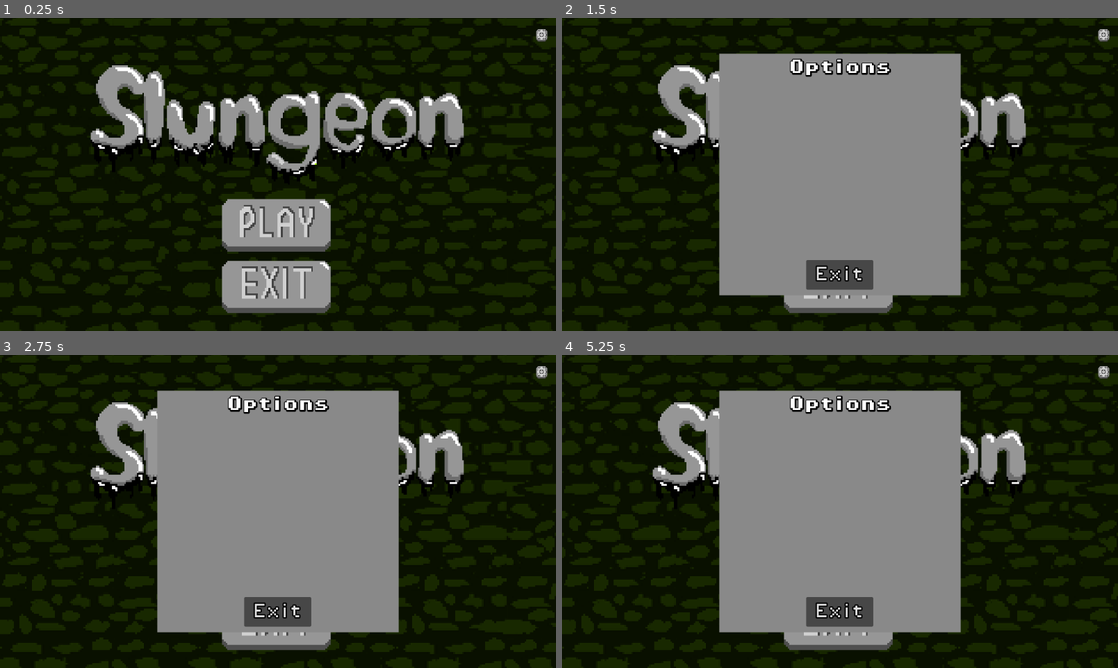
Above: before the commit, frames 1-4 (two rows, left to right).
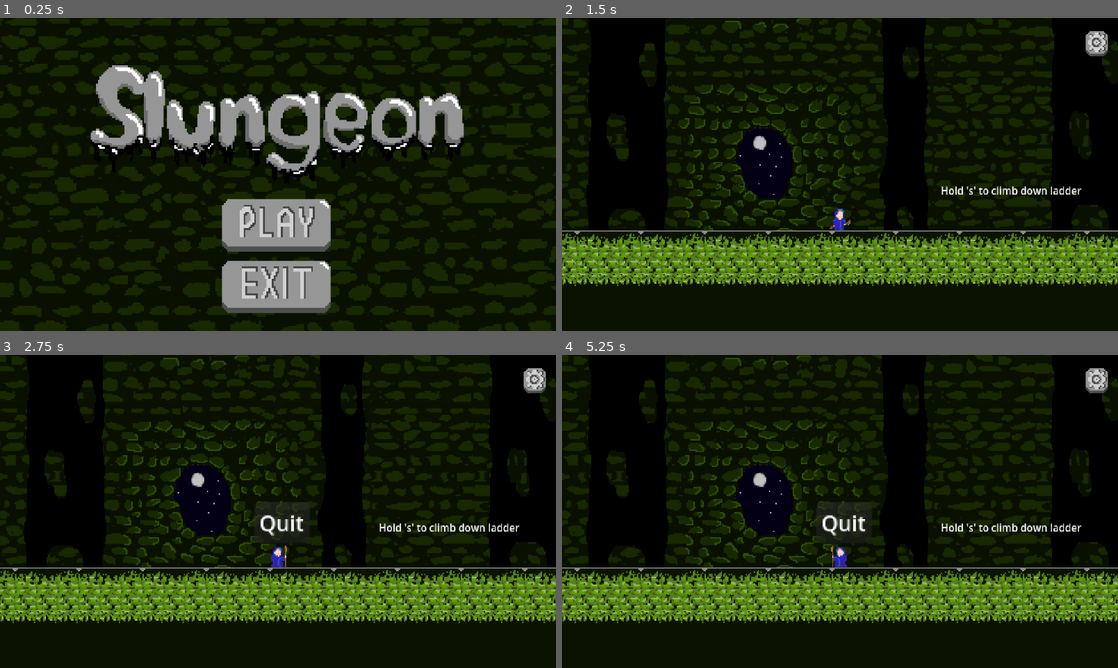
Above: after the commit, the same moments.

Repository: Hogzzz/PSGameJam
Game: Godot game, scene res://Slungeon Scenes/Main Menu.tscn
Two runs of this game, one before a commit and one after it. Both use one fixed random seed, a clock stepped at 60 frames per second and the inputs below. Before the commit the project starts from res://Slungeon Scenes/menu.tscn.
Inputs (mouse positions are in pixels of both pictures, inside the frame that each line leads up to):
- Up to frame 1 (0.25 s): no input
- Up to frame 2 (1.5 s): click (1101, 36) at 0.52 s; click (840, 227) at 1.25 s
- Up to frame 3 (2.75 s): click (539, 380) at 2.02 s
- Up to frame 4 (5.25 s): click (840, 564) at 2.77 s; tap Space (jump) at 3.5, 3.77, 4.25, 4.52, 5 s; hold D (move_right) 3.53-5.03 s; hold A (move_left) from 5.03 s (still down)

The runs differ from the first frame. In frame 1, less than 0.1% of the frame differs, in the area x 96-99%, y 3-8%; in frame 2, 54%, in the area x 0-100%, y 0-98%; in frame 3, 54%; in frame 4, 54%.

Commit message:
Cleaning and working pause Menu

Diff:
--- /dev/null
+++ b/Slungeon Scenes/Main Menu.tscn
@@ -0,0 +1,72 @@
+[gd_scene load_steps=4 format=3 uid="uid://gxvn73yvhmp6"]
+
+[ext_resource type="Texture2D" uid="uid://cnnxb3jcyttvt" path="res://assets/sprites/MenuBackground.png" id="1_53qj0"]
+[ext_resource type="PackedScene" uid="uid://dfanfrecfxqny" path="res://Slungeon Scenes/pause_menu.tscn" id="4_pscme"]
+
+[sub_resource type="GDScript" id="GDScript_y1inm"]
+script/source = "extends Control
+
+@onready var pause_menu = $\"Pause Menu\"
+
+
+
+func _on_play_pressed():
+	get_tree().change_scene_to_file(\"res://Slungeon Scenes/tutorial.tscn\")
+
+
+func _on_exit_pressed():
+	get_tree().quit()
+
+
+func _on_button_pressed():
+	pause_menu.show()
+"
+
+[node name="Load Screen" type="Control"]
+layout_mode = 3
+anchors_preset = 15
+anchor_right = 1.0
+anchor_bottom = 1.0
+grow_horizontal = 2
+grow_vertical = 2
+script = SubResource("GDScript_y1inm")
+
+[node name="Pause Menu" parent="." instance=ExtResource("4_pscme")]
+visible = false
+layout_mode = 1
+offset_left = 329.021
+offset_top = -51.4309
+offset_right = 329.021
+offset_bottom = -51.4309
+
+[node name="Sprite2D" type="Sprite2D" parent="."]
+position = Vector2(581.333, 327)
+scale = Vector2(3.68333, 3.74444)
+texture = ExtResource("1_53qj0")
+
+[node name="Camera2D" type="Camera2D" parent="."]
+position = Vector2(579.111, 328)
+
+[node name="Play" type="Button" parent="."]
+layout_mode = 2
+offset_left = 461.111
+offset_top = 381.0
+offset_right = 688.111
+offset_bottom = 490.0
+focus_mode = 0
+text = "
+"
+flat = true
+
+[node name="Exit" type="Button" parent="."]
+layout_mode = 2
+offset_left = 463.111
+offset_top = 507.0
+offset_right = 686.111
+offset_bottom = 605.0
+focus_mode = 0
+flat = true
+
+[connection signal="pressed" from="Play" to="." method="_on_play_pressed"]
+[connection signal="pressed" from="Exit" to="." method="_on_quit_pressed"]
+[connection signal="pressed" from="Exit" to="." method="_on_exit_pressed"]
--- a/Slungeon Scenes/SettingsWindow.tscn
+++ /dev/null
@@ -1,58 +0,0 @@
-[gd_scene load_steps=5 format=3 uid="uid://wt78sidbgh73"]
-
-[ext_resource type="Texture2D" uid="uid://xjv5niaw5sxr" path="res://assets/sprites/SettingsBackground.png" id="1_6vjki"]
-[ext_resource type="Script" path="res://scripts/SettingsWindow.gd" id="1_7418p"]
-[ext_resource type="FontFile" uid="uid://cfytyxl6u3fs4" path="res://assets/fonts/PixelOperator8-Bold.ttf" id="2_o4dia"]
-[ext_resource type="FontFile" uid="uid://chwtdfvix6oac" path="res://assets/fonts/PixelOperator8.ttf" id="3_pmdae"]
-
-[node name="Window" type="Window"]
-transparent_bg = true
-initial_position = 2
-size = Vector2i(500, 500)
-borderless = true
-transparent = true
-script = ExtResource("1_7418p")
-
-[node name="Camera2D" type="Camera2D" parent="."]
-anchor_mode = 0
-
-[node name="Sprite2D" type="Sprite2D" parent="Camera2D"]
-scale = Vector2(4.63, 4.63)
-texture = ExtResource("1_6vjki")
-
-[node name="MarginContainer" type="MarginContainer" parent="."]
-anchors_preset = 15
-anchor_right = 1.0
-anchor_bottom = 1.0
-grow_horizontal = 2
-grow_vertical = 2
-theme_override_constants/margin_left = 12
-theme_override_constants/margin_top = 12
-theme_override_constants/margin_right = 12
-theme_override_constants/margin_bottom = 12
-
-[node name="VBoxContainer" type="VBoxContainer" parent="MarginContainer"]
-layout_mode = 2
-theme_override_constants/separation = -48
-
-[node name="Label" type="Label" parent="MarginContainer/VBoxContainer"]
-layout_mode = 2
-theme_override_colors/font_shadow_color = Color(0, 0, 0, 1)
-theme_override_constants/shadow_outline_size = 10
-theme_override_fonts/font = ExtResource("2_o4dia")
-theme_override_font_sizes/font_size = 32
-text = "Options"
-horizontal_alignment = 1
-
-[node name="Exit" type="Button" parent="MarginContainer/VBoxContainer"]
-custom_minimum_size = Vector2(138.845, 61.495)
-layout_mode = 2
-size_flags_horizontal = 4
-size_flags_vertical = 10
-theme_override_colors/font_outline_color = Color(0, 0, 0, 1)
-theme_override_constants/outline_size = 10
-theme_override_fonts/font = ExtResource("3_pmdae")
-theme_override_font_sizes/font_size = 32
-text = "Exit"
-
-[connection signal="pressed" from="MarginContainer/VBoxContainer/Exit" to="." method="_on_exit_pressed"]
--- a/Slungeon Scenes/menu.tscn
+++ /dev/null
@@ -1,77 +0,0 @@
-[gd_scene load_steps=5 format=3 uid="uid://gxvn73yvhmp6"]
-
-[ext_resource type="Texture2D" uid="uid://cnnxb3jcyttvt" path="res://assets/sprites/MenuBackground.png" id="1_53qj0"]
-[ext_resource type="PackedScene" uid="uid://c4sl3knn10jdv" path="res://Slungeon Scenes/settingsbutton.tscn" id="2_lo48k"]
-[ext_resource type="PackedScene" uid="uid://wt78sidbgh73" path="res://Slungeon Scenes/SettingsWindow.tscn" id="3_qbs12"]
-
-[sub_resource type="GDScript" id="GDScript_y1inm"]
-script/source = "extends Control
-@onready var window = $Window
-
-
-
-func _on_play_pressed():
-	get_tree().change_scene_to_file(\"res://Slungeon Scenes/tutorial.tscn\")
-
-
-func _on_exit_pressed():
-	get_tree().quit()
-
-
-
-
-"
-
-[node name="Menu" type="Control"]
-layout_mode = 3
-anchors_preset = 15
-anchor_right = 1.0
-anchor_bottom = 1.0
-grow_horizontal = 2
-grow_vertical = 2
-script = SubResource("GDScript_y1inm")
-
-[node name="Sprite2D" type="Sprite2D" parent="."]
-position = Vector2(2.22229, -1)
-scale = Vector2(3.68333, 3.74444)
-texture = ExtResource("1_53qj0")
-
-[node name="Camera2D" type="Camera2D" parent="."]
-
-[node name="Play" type="Button" parent="."]
-layout_mode = 2
-offset_left = -118.0
-offset_top = 53.0
-offset_right = 109.0
-offset_bottom = 162.0
-focus_mode = 0
-text = "
-"
-flat = true
-
-[node name="Exit" type="Button" parent="."]
-layout_mode = 2
-offset_left = -115.0
-offset_top = 179.0
-offset_right = 108.0
-offset_bottom = 277.0
-focus_mode = 0
-text = "
-"
-flat = true
-
-[node name="Settings" parent="." instance=ExtResource("2_lo48k")]
-layout_mode = 0
-offset_left = 521.0
-offset_top = -310.0
-offset_right = 565.0
-offset_bottom = -266.0
-
-[node name="Window" parent="." instance=ExtResource("3_qbs12")]
-visible = false
-
-[connection signal="pressed" from="Play" to="." method="_on_play_pressed"]
-[connection signal="pressed" from="Exit" to="." method="_on_exit_pressed"]
-[connection signal="pressed" from="Exit" to="." method="_on_quit_pressed"]
-[connection signal="close_requested" from="Window" to="." method="_on_window_close_requested"]
-[connection signal="close_requested" from="Window" to="Settings" method="_on_window_close_requested"]
--- /dev/null
+++ b/Slungeon Scenes/pause_menu.tscn
@@ -0,0 +1,32 @@
+[gd_scene load_steps=2 format=3 uid="uid://dfanfrecfxqny"]
+
+[ext_resource type="Script" path="res://scripts/pause_menu.gd" id="1_vp1hj"]
+
+[node name="Pause Menu" type="Control"]
+layout_mode = 3
+anchors_preset = 15
+anchor_right = 1.0
+anchor_bottom = 1.0
+grow_horizontal = 2
+grow_vertical = 2
+script = ExtResource("1_vp1hj")
+
+[node name="MarginContainer" type="MarginContainer" parent="."]
+layout_mode = 1
+anchors_preset = 15
+anchor_right = 1.0
+anchor_bottom = 1.0
+grow_horizontal = 2
+grow_vertical = 2
+
+[node name="VBoxContainer" type="VBoxContainer" parent="MarginContainer"]
+layout_mode = 2
+size_flags_vertical = 4
+
+[node name="Quit" type="Button" parent="MarginContainer/VBoxContainer"]
+layout_mode = 2
+size_flags_horizontal = 4
+text = "Quit
+"
+
+[connection signal="pressed" from="MarginContainer/VBoxContainer/Quit" to="." method="_on_quit_pressed"]
--- a/Slungeon Scenes/settingsbutton.tscn
+++ /dev/null
@@ -1,24 +0,0 @@
-[gd_scene load_steps=3 format=3 uid="uid://c4sl3knn10jdv"]
-
-[ext_resource type="Script" path="res://scripts/settingsbutton.gd" id="1_aejbl"]
-[ext_resource type="Texture2D" uid="uid://bmu8yo2m67kk0" path="res://assets/sprites/SettingsButton.png" id="1_n1weu"]
-
-[node name="Settings" type="Button"]
-offset_left = -15.0
-offset_top = -14.0
-offset_right = 19.0
-offset_bottom = 13.0
-focus_mode = 0
-icon = ExtResource("1_n1weu")
-flat = true
-icon_alignment = 1
-expand_icon = true
-script = ExtResource("1_aejbl")
-
-[node name="Sprite2D2" type="Sprite2D" parent="."]
-visible = false
-position = Vector2(11, 16)
-scale = Vector2(1.5, 1.5)
-texture = ExtResource("1_n1weu")
-
-[connection signal="pressed" from="." to="." method="_on_pressed"]
--- a/Slungeon Scenes/tutorial.tscn
+++ b/Slungeon Scenes/tutorial.tscn
@@ -1,13 +1,14 @@
-[gd_scene load_steps=17 format=3 uid="uid://dkdhgfln7tqkf"]
+[gd_scene load_steps=18 format=3 uid="uid://dkdhgfln7tqkf"]
 
 [ext_resource type="Texture2D" uid="uid://dbj5dcig3i6gh" path="res://assets/sprites/FloorTiles.png" id="1_jks4h"]
+[ext_resource type="Script" path="res://scripts/tutorial.gd" id="1_srpee"]
 [ext_resource type="PackedScene" uid="uid://cddsvl5pnv2ex" path="res://Slungeon Scenes/player.tscn" id="2_xqo73"]
 [ext_resource type="AudioStream" uid="uid://bcgnjswiu8usd" path="res://assets/sounds/footstep.wav" id="3_a3s8p"]
 [ext_resource type="PackedScene" uid="uid://cfc5o8tfatej8" path="res://Slungeon Scenes/killzone.tscn" id="4_i0g7m"]
 [ext_resource type="Texture2D" uid="uid://dsq754f46kprw" path="res://assets/sprites/BackgroundMoon.png" id="5_yx0g4"]
 [ext_resource type="Texture2D" uid="uid://cd2rxfm2j3os" path="res://assets/sprites/BackgroundPillars.png" id="6_wxd4q"]
-[ext_resource type="PackedScene" uid="uid://c4sl3knn10jdv" path="res://Slungeon Scenes/settingsbutton.tscn" id="7_j7oni"]
-[ext_resource type="PackedScene" uid="uid://wt78sidbgh73" path="res://Slungeon Scenes/SettingsWindow.tscn" id="8_hc6gr"]
+[ext_resource type="PackedScene" uid="uid://dfanfrecfxqny" path="res://Slungeon Scenes/pause_menu.tscn" id="6_xtlh3"]
+[ext_resource type="Texture2D" uid="uid://bmu8yo2m67kk0" path="res://assets/sprites/SettingsButton.png" id="9_8wort"]
 
 [sub_resource type="TileSetAtlasSource" id="TileSetAtlasSource_gqxcf"]
 texture = ExtResource("1_jks4h")
@@ -93,6 +94,7 @@
 [sub_resource type="LabelSettings" id="LabelSettings_3mf7m"]
 
 [node name="Node2D" type="Node2D"]
+script = ExtResource("1_srpee")
 
 [node name="TileMap" type="TileMap" parent="."]
 tile_set = SubResource("TileSet_xkpuf")
@@ -109,15 +111,26 @@
 position = Vector2(0, -42)
 zoom = Vector2(2.75, 2.75)
 
-[node name="Settings" parent="Player/Camera2D" instance=ExtResource("7_j7oni")]
-offset_left = 158.0
-offset_top = -111.0
-offset_right = 185.0
-offset_bottom = -81.0
-size_flags_horizontal = 8
-
-[node name="Window" parent="Player/Camera2D" instance=ExtResource("8_hc6gr")]
+[node name="Pause Menu" parent="Player/Camera2D" instance=ExtResource("6_xtlh3")]
 visible = false
+anchors_preset = 9
+anchor_right = 0.0
+offset_left = 3.0
+offset_top = 8.0
+offset_right = 3.0
+offset_bottom = 8.0
+grow_horizontal = 1
+
+[node name="Pause" type="Button" parent="Player/Camera2D"]
+offset_left = 174.0
+offset_top = -114.0
+offset_right = 217.0
+offset_bottom = -83.0
+size_flags_vertical = 0
+focus_mode = 0
+text = " "
+icon = ExtResource("9_8wort")
+flat = true
 
 [node name="Footsteps" type="AudioStreamPlayer2D" parent="Player"]
 stream = ExtResource("3_a3s8p")
@@ -234,3 +247,6 @@
 position = Vector2(445, 261)
 scale = Vector2(0.877431, 1.45)
 texture = ExtResource("6_wxd4q")
+
+[connection signal="button_up" from="Player/Camera2D/Pause" to="." method="_on_pause_button_up"]
+[connection signal="pressed" from="Player/Camera2D/Pause" to="." method="_on_pause_pressed"]
--- a/project.godot
+++ b/project.godot
@@ -11,7 +11,7 @@
 [application]
 
 config/name="JamEntry"
-run/main_scene="res://Slungeon Scenes/menu.tscn"
+run/main_scene="res://Slungeon Scenes/Main Menu.tscn"
 config/features=PackedStringArray("4.2", "Forward Plus")
 config/icon="res://icon.svg"
 
@@ -52,6 +52,10 @@
 "events": [Object(InputEventKey,"resource_local_to_scene":false,"resource_name":"","device":-1,"window_id":0,"alt_pressed":false,"shift_pressed":false,"ctrl_pressed":false,"meta_pressed":false,"pressed":false,"keycode":0,"physical_keycode":69,"key_label":0,"unicode":101,"echo":false,"script":null)
 ]
 }
+Pause={
+"deadzone": 0.5,
+"events": []
+}
 
 [rendering]
 
--- /dev/null
+++ b/scripts/pause_menu.gd
@@ -0,0 +1,7 @@
+extends Control
+@onready var main = $"../../"
+
+
+
+func _on_quit_pressed():
+	get_tree().quit()
--- a/scripts/settingsbutton.gd
+++ b/scripts/settingsbutton.gd
@@ -1,13 +1 @@
 extends Button
-@onready var window = $"../Window"
-
-
-
-
-func _on_pressed():
-	window.show()
-	release_focus()
-
-
-func _on_window_close_requested():
-	window.hide()
--- /dev/null
+++ b/scripts/tutorial.gd
@@ -0,0 +1,14 @@
+extends Node2D
+
+@onready var pause_menu = $"Player/Camera2D/Pause Menu"
+var paused = false
+
+
+func _on_pause_pressed():
+	if paused:
+		pause_menu.hide()
+		Engine.time_scale = 1
+	else:
+		pause_menu.show()
+		Engine.time_scale = 0
+	paused = !paused
